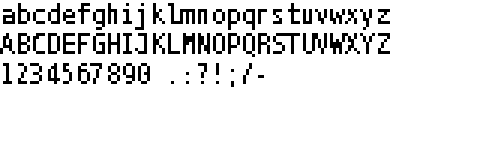
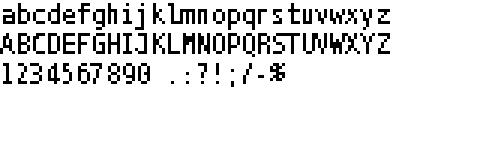
Layer changes from the first 480×144 image to the second:
removed layer "abcdefghijklmnopqrstuvwxyz ..." over <box>270,63,285,81</box>
added group "symbols" with 8 layers above "[0 - 9]" over <box>270,63,285,81</box>
added layer "%" in group "symbols" over <box>270,63,285,81</box>
